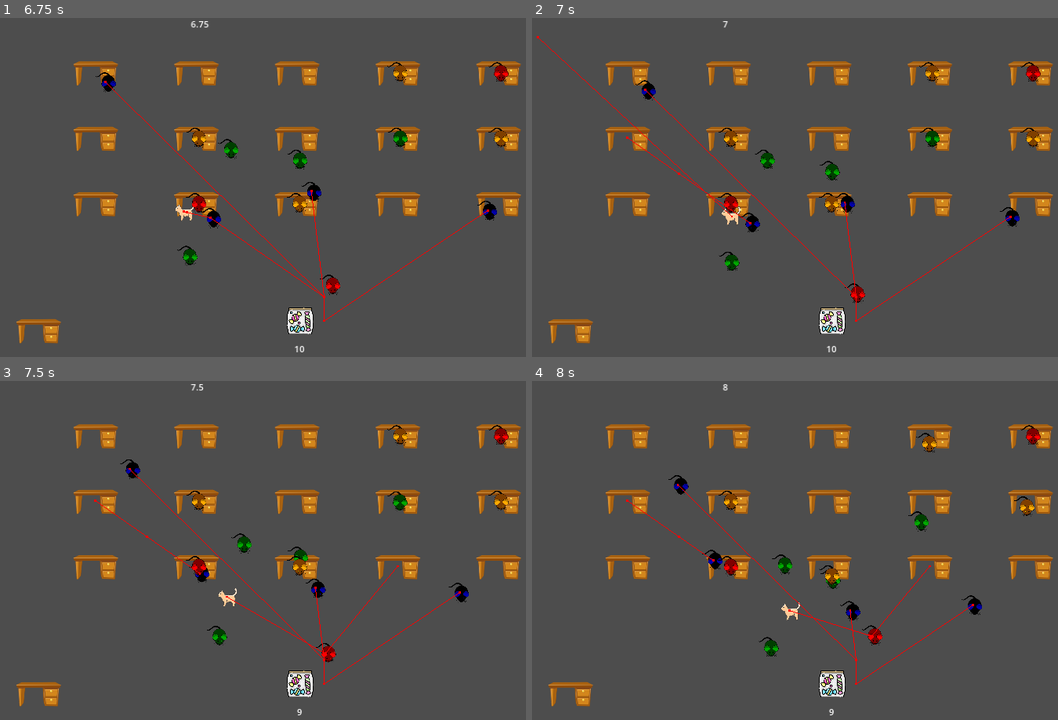
Above: before the commit, frames 1-4 (two rows, left to right).
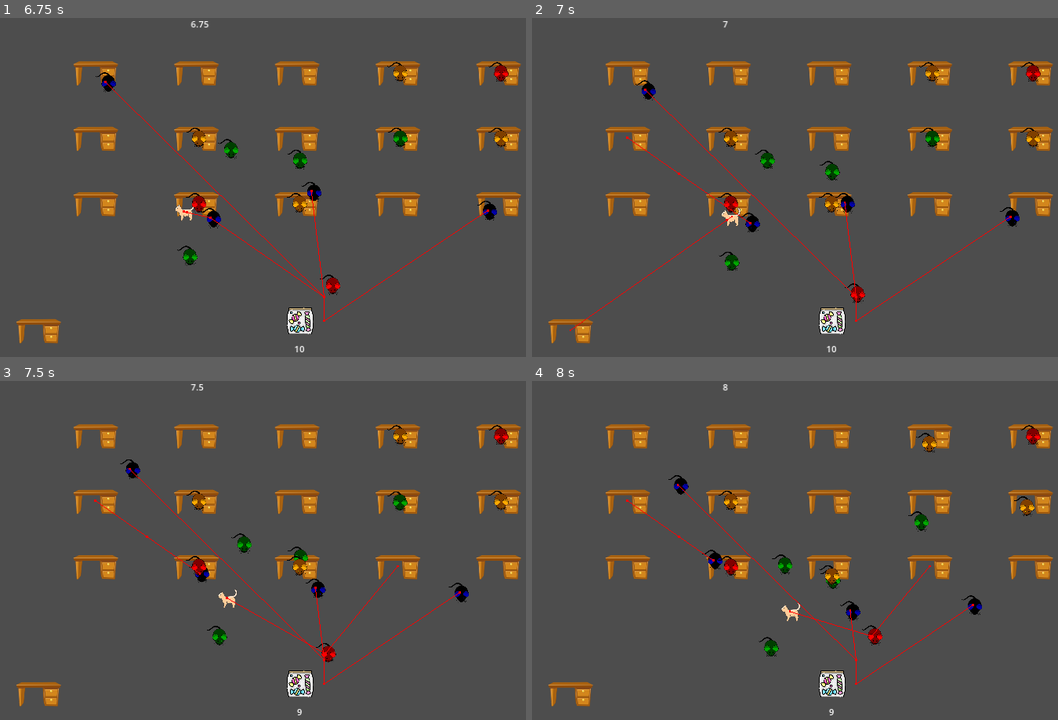
Above: after the commit, the same moments.

Repository: Mateusz-Birembaut/POA_SMA
Game: Godot game, scene res://src/main.tscn
Same seed, same stepped clock (60 frames per second), same inputs: the game is played once before the commit and once after it.
Inputs (mouse positions are in pixels of both pictures, inside the frame that each line leads up to):
- Up to frame 1 (6.75 s): move the mouse to (436, 177) at 0.52 s; hold Right (ui_right) 0.53-1.28 s; move the mouse to (173, 211) at 1.27 s; hold Down (ui_down) 1.28-2.03 s; move the mouse to (362, 116) at 2.02 s; hold Right (ui_right) 2.03-2.78 s; move the mouse to (268, 265) at 2.77 s; hold Up (ui_up) 2.78-3.53 s; move the mouse to (489, 248) at 3.52 s; hold Left (ui_left) 3.53-5.03 s; move the mouse to (110, 140) at 4.27 s; move the mouse to (331, 194) at 5.02 s; hold Down (ui_down) 5.03-5.78 s; move the mouse to (205, 106) at 5.77 s; hold Right (ui_right) 5.78-6.53 s; move the mouse to (436, 177) at 6.52 s; hold Up (ui_up) from 6.53 s (still down)
- Up to frame 2 (7 s): keep holding Up (ui_up)
- Up to frame 3 (7.5 s): move the mouse to (173, 574) at 7.27 s; release Up (ui_up) at 7.28 s; hold Right (ui_right) from 7.28 s (still down)
- Up to frame 4 (8 s): keep holding Right (ui_right)

Frame 1 is identical in both runs. In frame 2, 0.2% of the frame differs, in the area x 0-40%, y 5-93%; in frame 3, 0.1%; in frame 4, less than 0.1%.

Commit message:
fix prof position

Diff:
--- a/src/main.tscn
+++ b/src/main.tscn
@@ -36,6 +36,7 @@
 
 [node name="Prof" parent="." instance=ExtResource("3_4dp1j")]
 unique_name_in_owner = true
+position = Vector2(95, 573)
 script = ExtResource("4_vctu3")
 sprite_texture = ExtResource("4_348a0")
 
--- a/src/prof.gd
+++ b/src/prof.gd
@@ -7,7 +7,6 @@
 func _ready() -> void:
 	super._ready()
 	speed = 7500
-	position = Vector2i(95, 573)
 
 
 func _process(delta: float) -> void:
